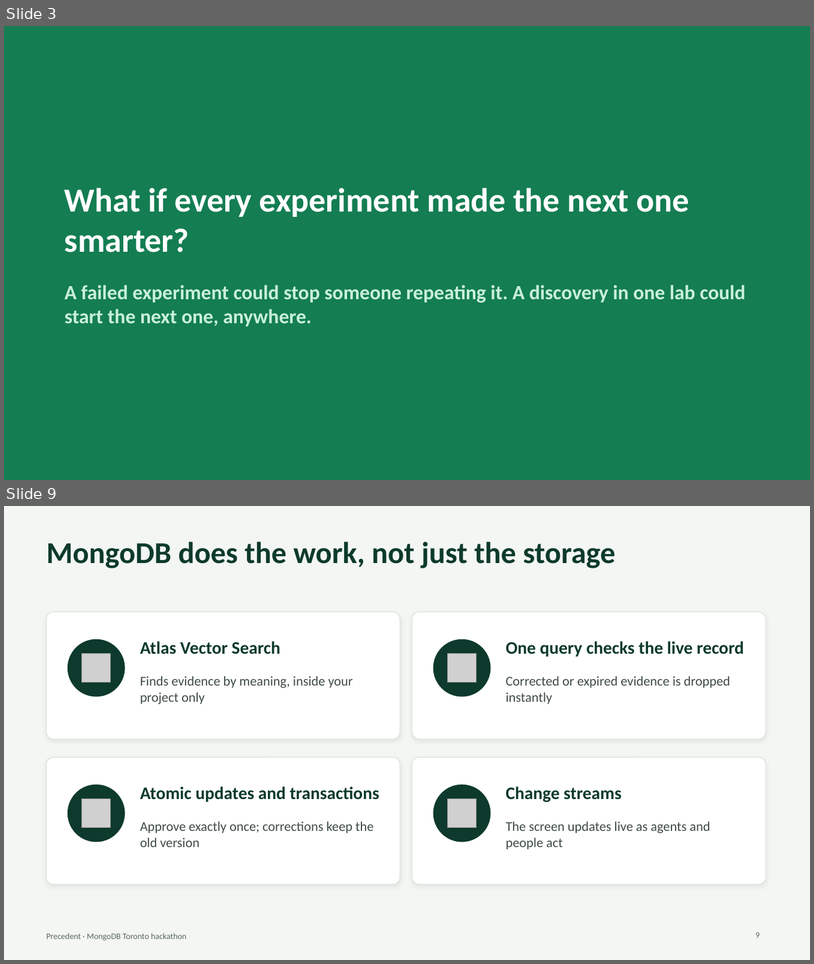
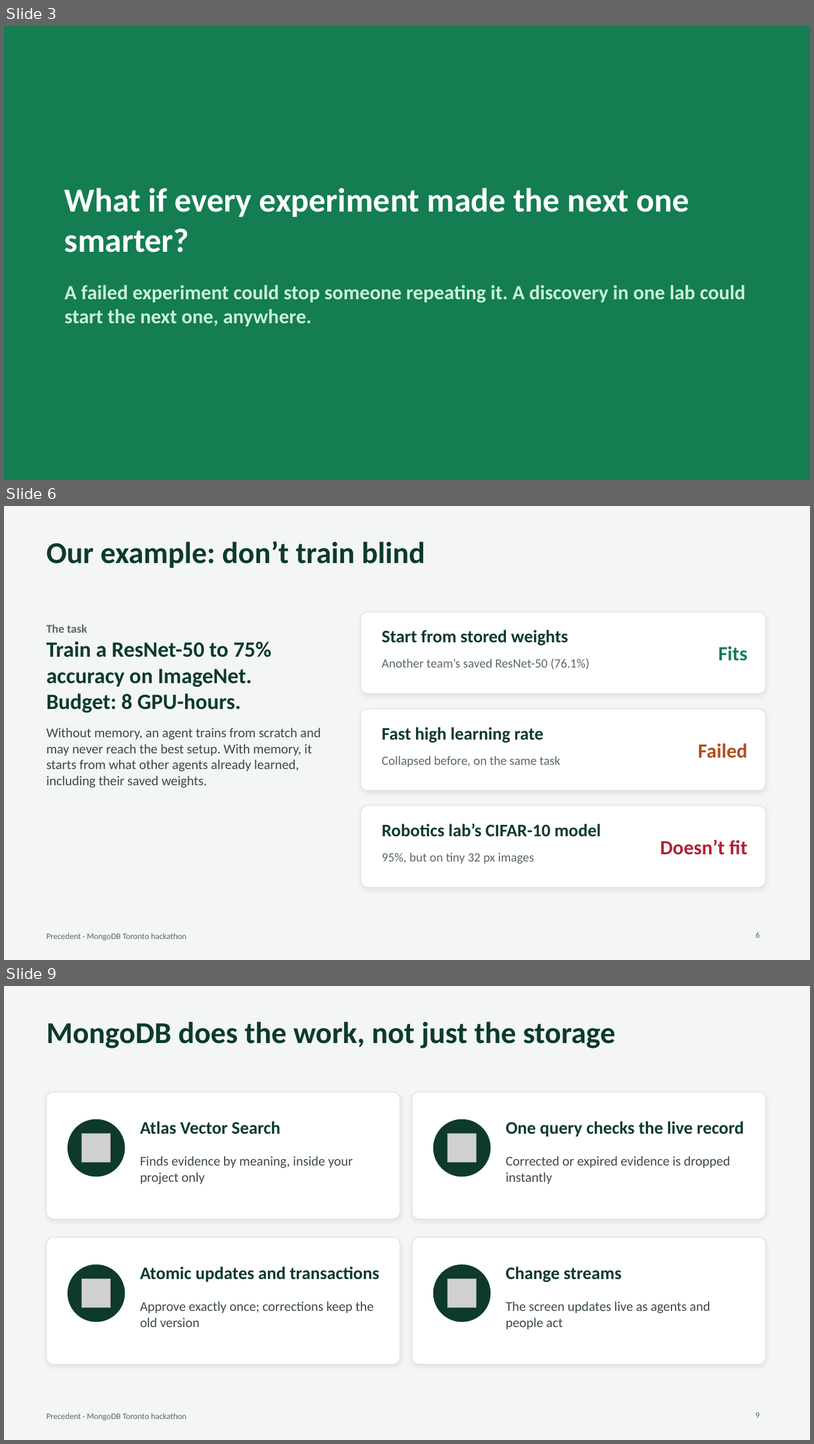
Before and after one commit to SalmaRoshdy-YG/Hackathon-project, a slide deck: docs/deck/precedent-deck.pptx. Shown one above the other, each under a label of ours: slides 3 and 9 before the commit, slides 3, 6 and 9 after it; the slides between them are not shown. The pictures are 814x964 and 814x1444 pixels, drawn with LibreOffice and Linux fonts; fonts in the diff are those of the drawing; grey boxes stand for pictures. Boxes give left, top, right and bottom in pixels: in the first picture for what was removed or moved away, otherwise in the second. Text is boxed around its words. In the diff, an @@ line names an element or a change of style, - is before the commit and + after.

```diff
--- a/docs/deck/precedent-deck.pptx
+++ b/docs/deck/precedent-deck.pptx
@@ slide 6 added at [4,506,810,960], background #F3F6F2; not listed: 1 template element that a slide beside it also shows @@
@@ title added at [47,541,425,568], 36 pt, text #0D3A2C, bold @@
+Our example: don’t train blind
@@ rounded rectangle added at [361,612,766,694], fill #FFFFFF, outline #DAE1D8 0.75 pt @@
@@ text added at [47,624,321,787], 16 pt, text #3D4A44 @@
+The task
+Train a ResNet-50 to 75% accuracy on ImageNet. Budget: 8 GPU-hours.
+Without memory, an agent trains from scratch and may never reach the best setup. With memory, it starts from what other agents already learned, including their saved weights.
@@ text added at [382,630,569,645], 21 pt, text #0D3A2C, bold @@
+Start from stored weights
@@ text added at [719,646,748,661], 24 pt, text #147D52, bold @@
+Fits
@@ text added at [382,658,590,669], 15 pt, text #5A6961 @@
+Another team’s saved ResNet-50 (76.1%)
@@ rounded rectangle added at [361,709,766,790], fill #FFFFFF, outline #DAE1D8 0.75 pt @@
@@ text added at [382,727,544,742], 21 pt, text #0D3A2C, bold @@
+Fast high learning rate
@@ text added at [382,756,561,767], 15 pt, text #5A6961 @@
+Collapsed before, on the same task
@@ text added at [698,743,747,758], 24 pt, text #B04E1B, bold @@
+Failed
@@ rounded rectangle added at [361,805,766,887], fill #FFFFFF, outline #DAE1D8 0.75 pt @@
@@ text added at [382,823,601,837], 21 pt, text #0D3A2C, bold @@
+Robotics lab’s CIFAR-10 model
@@ text added at [660,839,747,855], 24 pt, text #B12236, bold @@
+Doesn’t fit
@@ text added at [382,852,534,864], 15 pt, text #5A6961 @@
+95%, but on tiny 32 px images
@@ page number added at [756,931,760,937], 10 pt, text #5A6961 @@
+6
```
Also in this commit, not shown: 5 slides changed, 1 slide removed, 2 other files.
